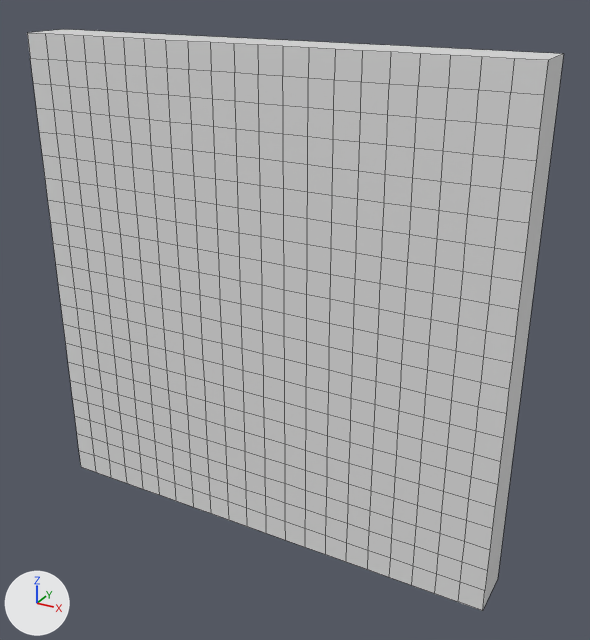
What one commit did to the Blender file Assets/maps/emptymap.blend.
Both versions are drawn from a 50 mm camera at (15.3, -25.5, 12.6) aimed at (1.1, 0.4, -0.4). The lights are fixed; the arrows at lower left show +X, +Y and +Z. Mesh edges are drawn as thin lines.
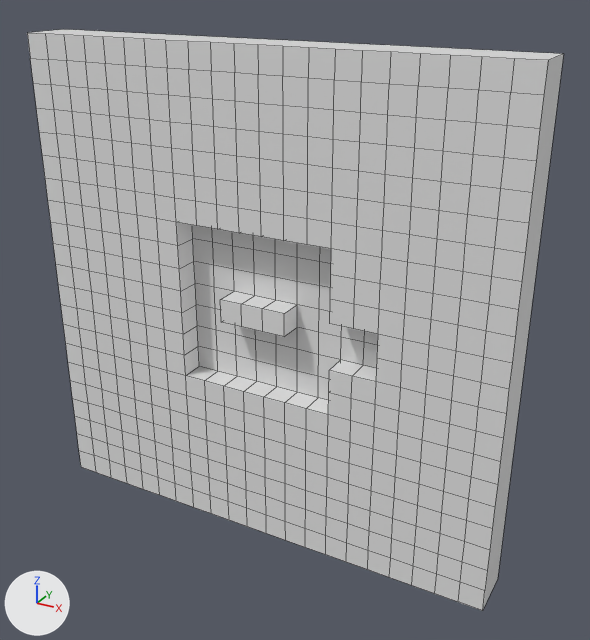
Where the change shows, as pixel boxes (x1, y1, x2, y2) in the pictures (590 x 640 px):
part 1 of me_cube, built on: (176, 222, 378, 415) in both

The edits, one by one:
me_cube is used by ob_cube; location (0.0, 0.0, 0.0); scale (10.0, 1.0, 10.0).
me_cube had 488 vertices, 446 faces and spanned x -1.0..1.0, y -1.0..1.0, z -1.0..1.0.
me_cube now has 528 vertices, 486 faces and spans x -1.0..1.0, y -1.0..1.0, z -1.0..1.0.
Part 1, on me_cube:
30 vertices are removed from x -0.24..0.43, y -1.0, z -0.24..0.24.
50 faces are deleted.
8 vertices are added at x -0.24..0.24, y 0.0, z -0.05..0.24.
40 new vertices lie (0.0, 1.0, 0.0) away from vertices in x -0.33..0.52, y -1.0, z -0.33..0.33.
12 new vertices lie (0.0, 0.0, 0.09) away from vertices in x -0.24..0.43, y 0.0, z -0.33..0.05.
10 new vertices lie (0.0, 0.0, 0.1) away from vertices in x -0.24..0.24, y 0.0, z -0.24..0.14.
90 new faces join them.
